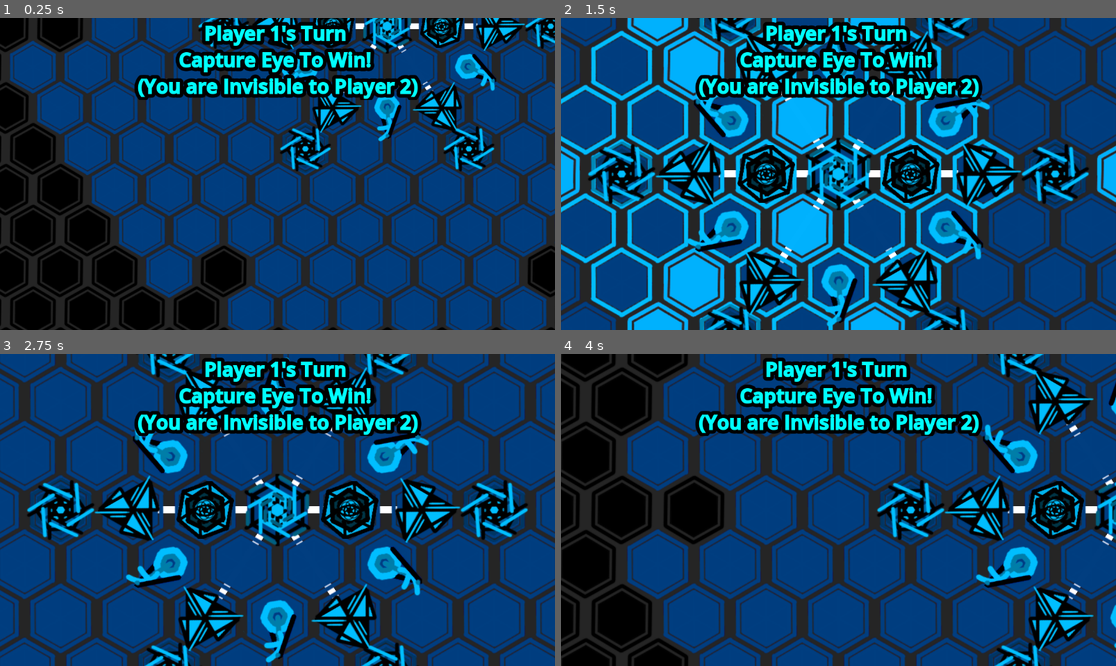
Above: before the commit, frames 1-4 (two rows, left to right).
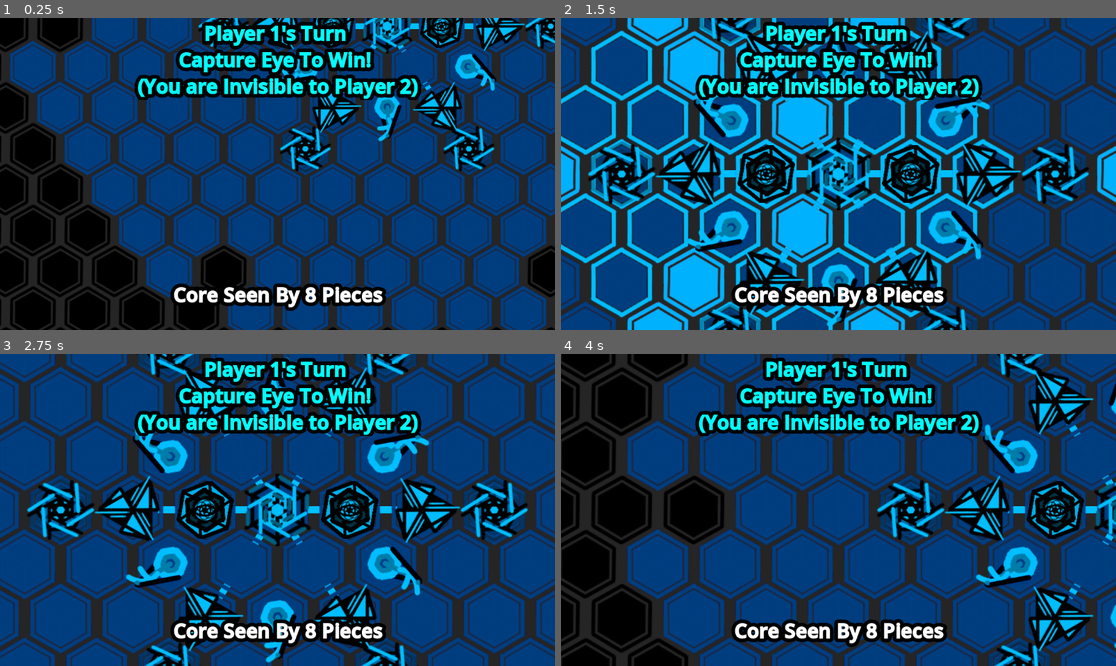
Above: after the commit, the same moments.

Repository: petesamerson/V-s-on
Game: Godot game, scene res://base_scene.tscn
Two runs of this game, one before a commit and one after it. Both use one fixed random seed, a clock stepped at 60 frames per second and the inputs below.
Inputs (mouse positions are in pixels of both pictures, inside the frame that each line leads up to):
- Up to frame 1 (0.25 s): no input
- Up to frame 2 (1.5 s): drag from (921, 64) to (1099, 64) at 0.52 s; tap Enter at 1.25 s; drag from (766, 174) to (910, 174) at 1.27 s
- Up to frame 3 (2.75 s): tap Space at 2 s; click (349, 510) at 2.17 s
- Up to frame 4 (4 s): tap Enter at 2.75 s; drag from (1054, 510) to (766, 510) at 2.77 s; tap Space at 3.5 s; drag from (622, 510) to (910, 510) at 3.52 s

The runs differ from the first frame. In frame 1, 2.4% of the frame differs, in the area x 30-87%, y 1-94%; in frame 2, 2.6%; in frame 3, 2.6%; in frame 4, 2.7%, in the area x 30-100%, y 21-94%.

Commit message:
Add Core Win State + Resizing

Diff:
--- a/base_scene.tscn
+++ b/base_scene.tscn
@@ -187,6 +187,10 @@
 fit_content = true
 scroll_active = false
 
+[node name="CoreLabel" type="RichTextLabel" parent="TurnLayer"]
+offset_right = 40.0
+offset_bottom = 40.0
+
 [node name="PlayerSwitchOverlay" type="Control" parent="TurnLayer"]
 layout_mode = 3
 anchors_preset = 15
--- a/board.gd
+++ b/board.gd
@@ -4,9 +4,11 @@
 @export var camera: Camera2D
 @onready var tilemap = $TileMap
 @onready var turn_label: RichTextLabel = $"../TurnLayer/TurnLabel"
+@onready var core_label: RichTextLabel = $"../TurnLayer/CoreLabel"
 @onready var turn_menu = $"../TurnLayer/PlayerSwitchOverlay"
 
 var Tiles = preload("res://tiles.gd")
+const GameColors = preload("res://colors.gd")
 
 var board_center = Vector2i(10, 10)
 var board_size = 10
@@ -25,6 +27,13 @@
 
 	call_deferred("spawn_all_pieces")
 
+	get_viewport().size_changed.connect(resize_text_overlay)
+	instantiate_turn_menu()
+	instantiate_core_menu()
+
+
+
+func instantiate_turn_menu():
 	# Apply the styling wrapper dynamically without changing the original variable
 	turn_label.bbcode_enabled = true
 	turn_label.autowrap_mode = TextServer.AUTOWRAP_WORD
@@ -42,8 +51,34 @@
 
 	turn_menu.hide()
 
+func resize_text_overlay():
+	update_turn_text()
+	update_core_text()
+
+
+func instantiate_core_menu():
+	# Apply the styling wrapper dynamically without changing the original variable
+	core_label.bbcode_enabled = true
+	core_label.autowrap_mode = TextServer.AUTOWRAP_WORD
+	core_label.fit_content = true
+	core_label.size = Vector2(1000, 100)
+	core_label.set_anchors_preset(Control.PRESET_CENTER)
+	core_label.horizontal_alignment = HORIZONTAL_ALIGNMENT_CENTER
+
+	var viewport_size = get_viewport().get_visible_rect().size
+	core_label.position.x = (viewport_size.x - core_label.size.x) / 2
+	core_label.position.y = viewport_size.y - core_label.size.y
+
+	var raw_message = "Core Seen By 6 Pieces"
+	core_label.text = "[outline_size=30][outline_color=black][font_size=40][b][color=white]%s[/color][/b][/font_size]" % raw_message
+
+	# core_menu.hide()
+
 
 func update_turn_text():
+	var viewport_size = get_viewport().get_visible_rect().size
+	turn_label.position.x = (viewport_size.x - turn_label.size.x) / 2
+	turn_label.position.y =  5
 	if current_player == 1:
 		var raw_message = "Player 1's Turn"
 		turn_label.text = "[outline_size=30][outline_color=black][font_size=40][b][color=cyan]%s[/color][/b][/font_size]" % raw_message
@@ -51,13 +86,19 @@
 		var raw_message = "Player 2's Turn"
 		turn_label.text = "[outline_size=30][outline_color=black][font_size=40][b][color=red]%s[/color][/b][/font_size]" % raw_message
 
-func display_winner():
-	if current_player == 1:
-		var raw_message = "Player 1 WINS!"
-		turn_label.text = "[outline_size=30][outline_color=black][font_size=40][b][color=cyan]%s[/color][/b][/font_size]" % raw_message
-	else:
-		var raw_message = "Player 2's WINS"
-		turn_label.text = "[outline_size=30][outline_color=black][font_size=40][b][color=red]%s[/color][/b][/font_size]" % raw_message
+func display_winner(winner):
+	var raw_message = "Player "+str(winner)+" WINS!"
+	turn_label.text = "[outline_size=30][outline_color=black][font_size=60][b][color=cyan]%s[/color][/b][/font_size]" % raw_message
+
+func update_core_text(numberCanSeeCore : int = -1):
+	var viewport_size = get_viewport().get_visible_rect().size
+	core_label.position.x = (viewport_size.x - core_label.size.x) / 2
+	core_label.position.y = viewport_size.y - core_label.size.y
+
+	if(numberCanSeeCore != -1):
+		var raw_message = "Core Seen By " +  str(numberCanSeeCore) +  " Pieces"
+		core_label.text = "[outline_size=30][outline_color=black][font_size=40][b][color=white]%s[/color][/b][/font_size]" % raw_message
+
 
 # Called every frame. 'delta' is the elapsed time since the previous frame.
 var timer := 0.0
@@ -272,6 +313,8 @@
 		if(c is CorePiece and c.owned_player == current_player):
 			current_core = c
 
+	#Pieces that can see Core
+	var see_count = 0
 	for p in player_pieces[(current_player + 1)%2]:
 		if(!(p is CorePiece)):
 			if (p.cur_vision.has(current_core.get_cur_pos())):
@@ -282,7 +325,22 @@
 				])
 				line.width = 10.0
 				line.z_index = -1
+
+				line.default_color = get_player_color()
 				add_child(line)
+				see_count += 1
+	update_core_text(see_count)
+
+	if(see_count == 0):
+		display_winner((current_player + 1)%2 + 1)
+
+
+
+func get_player_color() -> Color:
+	match current_player:
+		1: return GameColors.PLAYER_BLUE
+		2: return GameColors.PLAYER_RED
+	return Color.WHITE
 
 func setEnemyPieceVisiblity(cell: Vector2i, visible:bool) -> void:
 	var enemy_player = 2 if current_player == 1 else 1
@@ -313,7 +371,7 @@
 	if(eye_found):
 		turn_menu.show()
 	else:
-		display_winner()
+		display_winner(current_player)
 
 func update_move_camera(movedPiece: Piece):
 	update_all_piece_vision()
--- /dev/null
+++ b/colors.gd
@@ -0,0 +1,3 @@
+
+const PLAYER_BLUE = Color("#00BFFF")
+const PLAYER_RED = Color.RED
--- a/piece.gd
+++ b/piece.gd
@@ -2,9 +2,10 @@
 class_name Piece
 
 
+var Tiles = preload("res://tiles.gd")
+const GameColors = preload("res://colors.gd")
+
 var board: Board
-var Tiles = preload("res://tiles.gd")
-
 var owned_player: int = 1
 var vision_range: int = 3
 
@@ -23,9 +24,9 @@
 	area.input_event.connect(_on_area_2d_input_event)
 
 	if(owned_player == 1):
-		sprite.modulate = Color("#00BFFF")
+		sprite.modulate = GameColors.PLAYER_BLUE
 	else:
-		sprite.modulate = Color.RED
+		sprite.modulate = GameColors.PLAYER_RED
 
 	self.z_index = 1
 	draw_vision_change()
Not shown, added: colors.gd.uid
